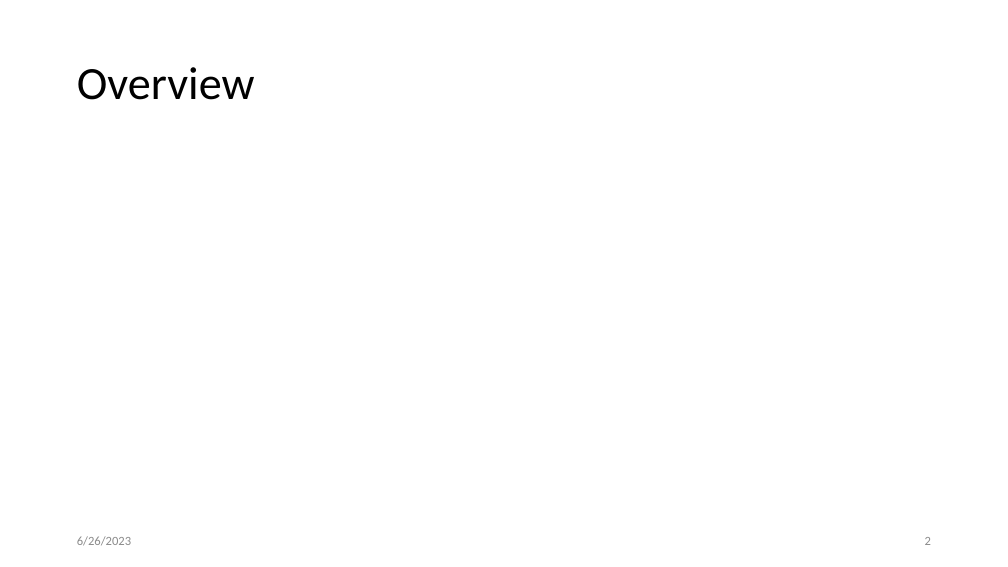
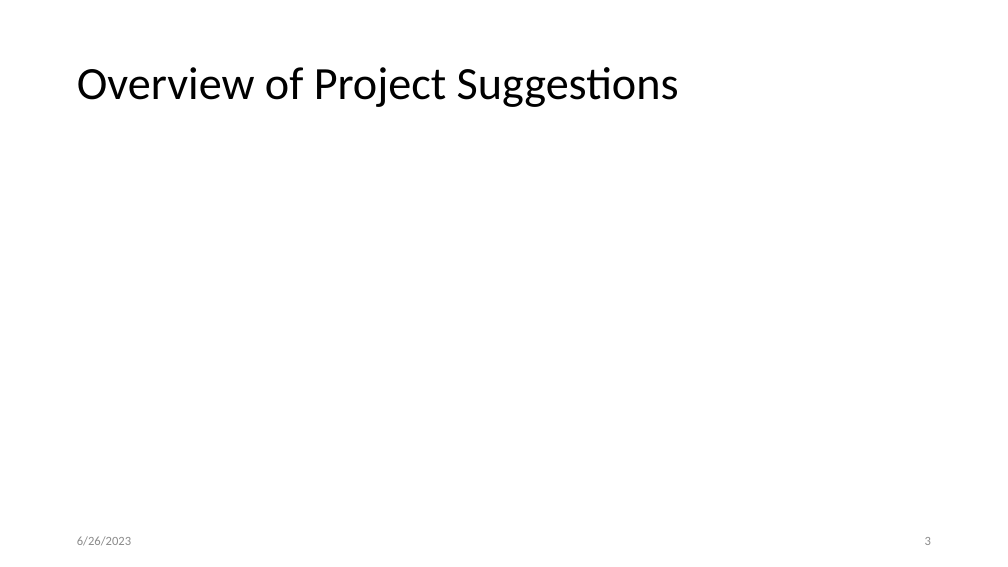
Before and after one commit to kwchurch/JSALT_Better_Together, a slide deck: slide 3 of slides/projects/June26/June26_Projects.pptx (slide 2 before the commit). Drawn at 1008x567 pixels with LibreOffice and Linux fonts; fonts in the diff are those of the drawing; grey boxes stand for pictures. Boxes give left, top, right and bottom in pixels: in the first picture for what was removed or moved away, otherwise in the second. Text is boxed around its words. In the diff, an @@ line names an element or a change of style, - is before the commit and + after.

Commit message:
suggestions for projects

```diff
--- a/slides/projects/June26/June26_Projects.pptx
+++ b/slides/projects/June26/June26_Projects.pptx
@@ title at (77, 67, 679, 107): text changed @@
-Overview
+Overview of Project Suggestions
```
Also in this commit, not shown: 1 slide added.
